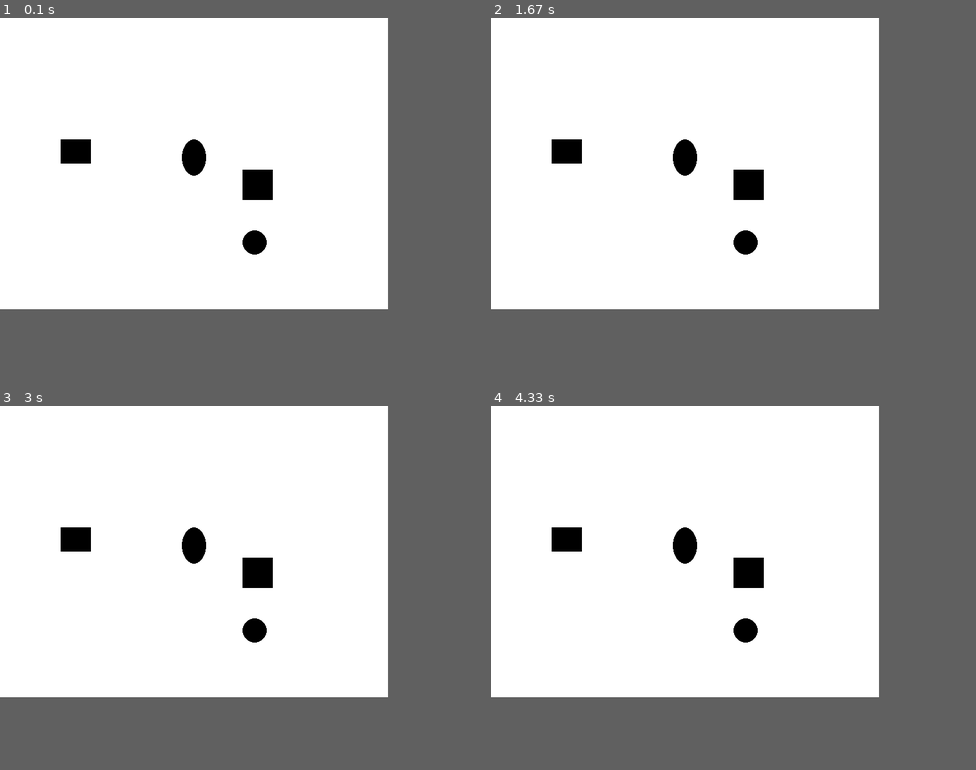
Above: before the commit, frames 1-4 (two rows, left to right).
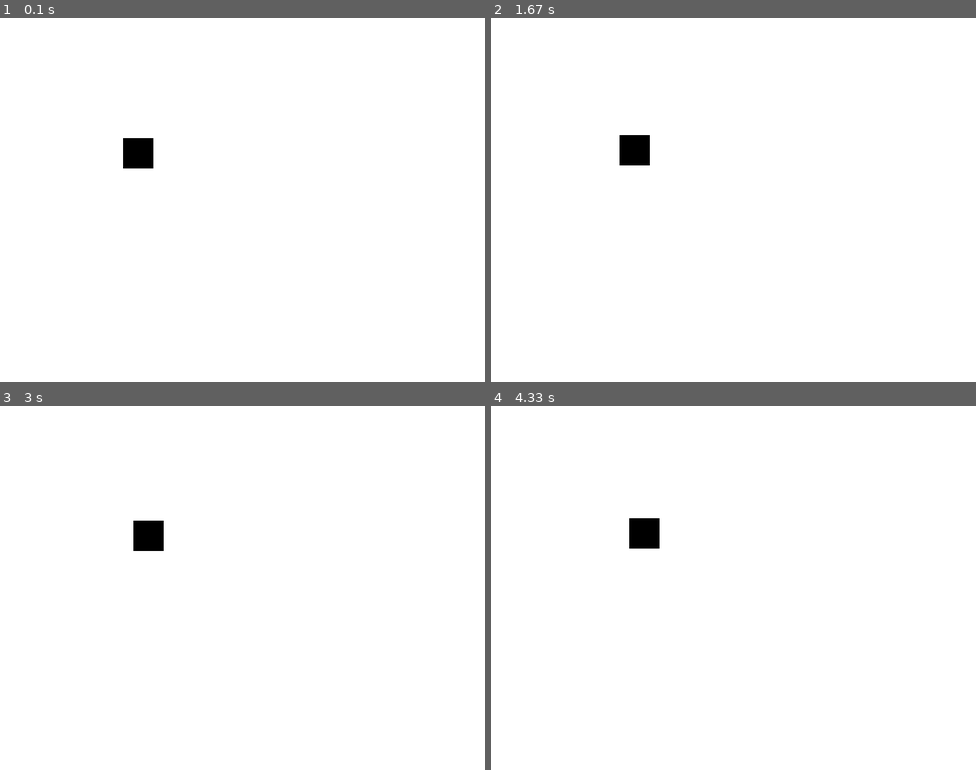
Above: after the commit, the same moments.

Repository: sps-trutnov/cviceni-1ep-sk1-pygame
Game: pygame game, started from src/hello_pygame.py
The game is run twice, just before and just after one commit, with the same random seed, the same clock (stepped at 60 frames per second) and the same inputs.
Inputs:
- Up to frame 1 (0.1 s): no input
- Up to frame 2 (1.67 s): no input
- Up to frame 3 (3 s): no input
- Up to frame 4 (4.33 s): no input
The window is 640x480 before the commit and 800x600 after it. Grey fills any space a smaller window leaves; there, only what the larger window draws over its background counts as a difference.

The runs differ from the first frame. In frame 1, 2.1% of the frame differs, in the area x 12-57%, y 33-65%; in frame 2, 2.1%; in frame 3, 2.1%; in frame 4, 2.1%.

Commit message:
Vykreslování pohyblivých tvarů

Diff:
--- a/src/hello_pygame.py
+++ b/src/hello_pygame.py
@@ -5,24 +5,42 @@
 # 2) nastartuju knihovnu
 pygame.init()
 # 3) nastavim okno pro vykreslovani
-okno = pygame.display.set_mode((640, 480))
+rozmer_okna_x = 800
+rozmer_okna_y = 600
+okno = pygame.display.set_mode((rozmer_okna_x, rozmer_okna_y))
 
 # 4) uvodni nastaveni moji aplikace
-# ...
+x = 200
+y = 200
+w = h = 50
+
+dx = 0.1
+dy = -0.05
 
 # 5) nekonecna vykreslovaci smycka
 while True:
     # premazani okna barvou pozadi
     okno.fill((255, 255, 255))
 
-    # vykresleni tvaru (obdelniku)
-    pygame.draw.rect(okno, (0, 0, 0), (100, 200, 50, 40))
-    # vykresleni tvaru (elipsy)
-    pygame.draw.ellipse(okno, (0, 0, 0), (300, 200, 40, 60))
-    # vykresleni tvaru (ctverce)
-    pygame.draw.rect(okno, (0, 0, 0), (400, 250, 50, 50))
-    # vykresleni tvaru (kruhu)
-    pygame.draw.ellipse(okno, (0, 0, 0), (400, 350, 40, 40))
+    x = x + dx
+    y = y + dy
+
+    if y < 0:
+        y = 0
+        dy *= -1
+    if y > rozmer_okna_y - h:
+        y = rozmer_okna_y - h
+        dy *= -1
+
+    if x < 0:
+        x = 0
+        dx *= -1
+    if x > rozmer_okna_x - w:
+        x = rozmer_okna_x - w
+        dx *= -1
+
+    # vykresleni pohybliveho tvaru
+    pygame.draw.rect(okno, (0, 0, 0), (x, y, w, h))
 
     # prekresleni okna
     pygame.display.update()
